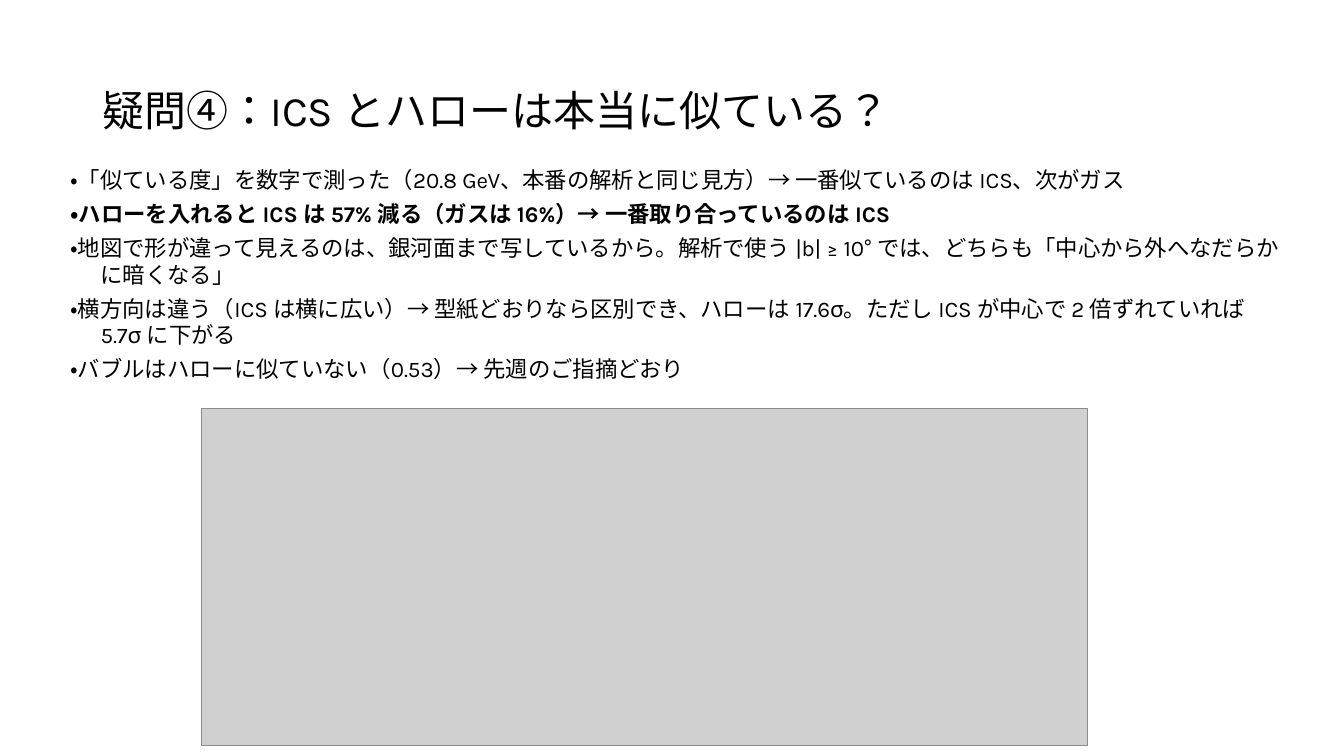
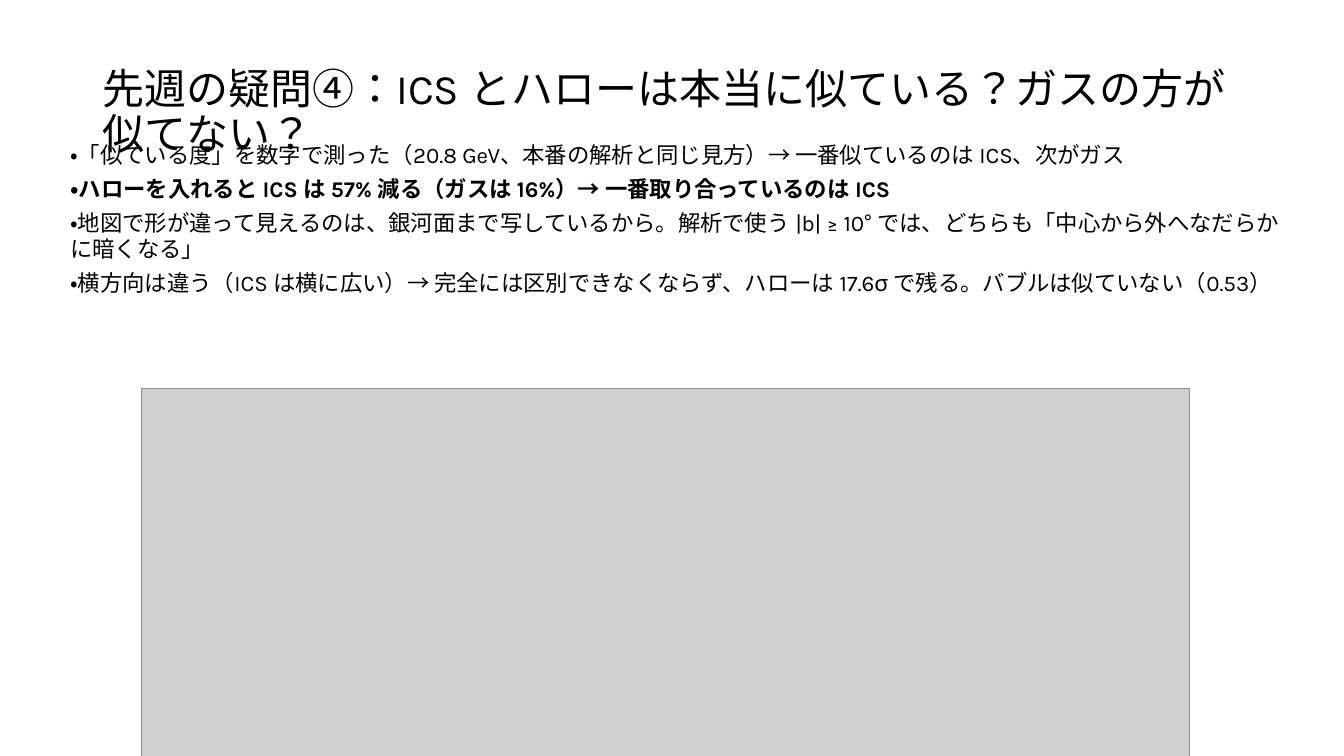
Before and after one commit to Mikann20041029/darkmatter-slides, a slide deck: slide 6 of slides/2026-10-09_研究報告_10枚版.pptx. Drawn at 1344x756 pixels with LibreOffice and Linux fonts; fonts in the diff are those of the drawing; grey boxes stand for pictures. Boxes give left, top, right and bottom in pixels: in the first picture for what was removed or moved away, otherwise in the second. Text is boxed around its words. In the diff, an @@ line names an element or a change of style, - is before the commit and + after.

```diff
--- a/slides/2026-10-09_研究報告_10枚版.pptx
+++ b/slides/2026-10-09_研究報告_10枚版.pptx
@@ title at (x1=102, y1=68, x2=1225, y2=160): text changed @@
-疑問④：ICS とハローは本当に似ている？
+先週の疑問④：ICS とハローは本当に似ている？ガスの方が似てない？
@@ text "・「似ている度」を数字で測った（20.8 GeV、本番の解析と同じ見方）→ 一番似ているのは ICS、次がガス" moved from (x1=70, y1=169, x2=1279, y2=379) to (x1=70, y1=140, x2=1279, y2=293) @@
@@ text at (x1=70, y1=140, x2=1279, y2=259): indent changed @@
@@ text at (x1=70, y1=272, x2=1271, y2=293): text changed @@
-・横方向は違う（ICS は横に広い）→ 型紙どおりなら区別でき、ハローは 17.6σ。ただし ICS が中心で 2 倍ずれていれば 5.7σ に下がる
-・バブルはハローに似ていない（0.53）→ 先週のご指摘どおり
+・横方向は違う（ICS は横に広い）→ 完全には区別できなくならず、ハローは 17.6σ で残る。バブルは似ていない（0.53）
@@ picture resized from (x1=202, y1=408, x2=1088, y2=746) to (x1=141, y1=388, x2=1190, y2=756) @@
```
Also in this commit, not shown: 8 other slides changed.
